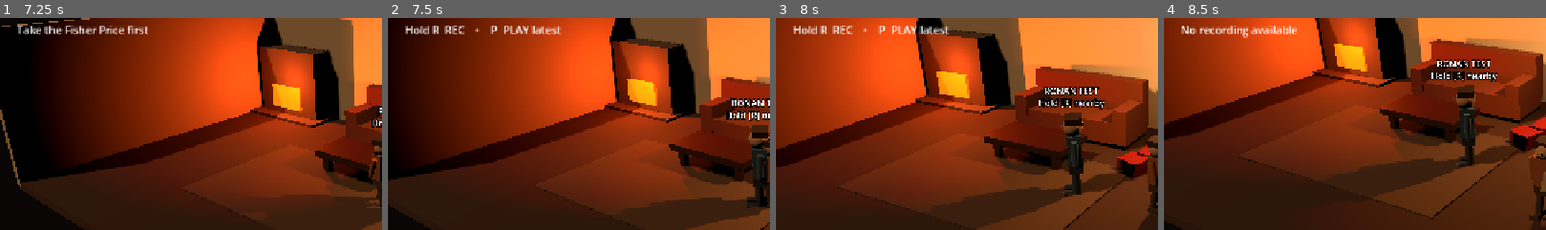
Above: before the commit, frames 1-4 (left to right).
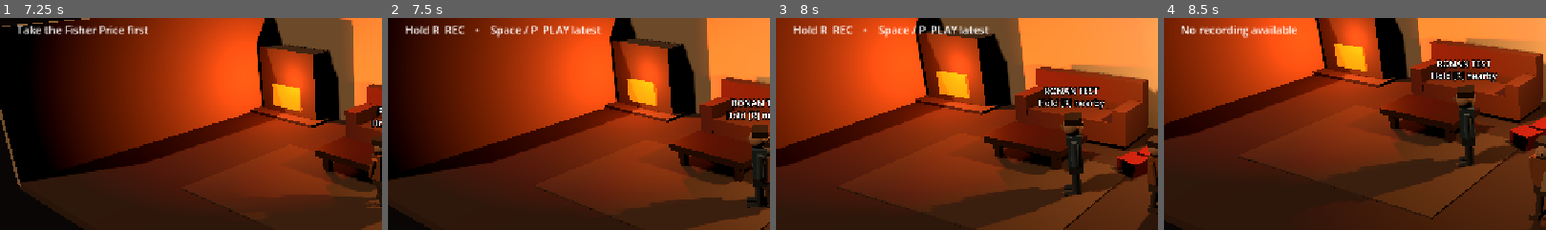
Above: after the commit, the same moments.

Repository: Enoranne/BO
Game: Godot game, scene res://scenes/piste_0/christmas_1982/Christmas1982_VisualSlice.tscn
Two runs of this game, one before a commit and one after it. Both use one fixed random seed, a clock stepped at 60 frames per second and the inputs below. This scene is started directly instead of the project's main scene. Sound files missing from this copy of the repository are replaced by a short silence.
Inputs:
- Up to frame 1 (7.25 s): tap Enter at 0.5 s; hold E (interact) 0.53-1.28 s; hold W (move_forward) 0.53-2.03 s; tap E (interact) at 1.35, 2.3, 3.05, 4.35, 5.3, 6.05 s; hold P (play_recording) 2.03-2.78 s; hold A (move_left) 2.03-3.53 s; tap R (record) at 2.85, 5.85 s; hold S (move_back) 3.53-4.28 s; hold E (interact) 3.53-4.28 s; hold D (move_right) 4.28-5.03 s; hold W (move_forward) 5.03-5.78 s; hold P (play_recording) 5.03-5.78 s; hold D (move_right) from 5.78 s (still down); hold E (interact) from 6.53 s (still down)
- Up to frame 2 (7.5 s): keep holding D (move_right); release E (interact) at 7.28 s; tap E (interact) at 7.35 s
- Up to frame 3 (8 s): keep holding D (move_right)
- Up to frame 4 (8.5 s): release D (move_right) at 8.03 s; hold S (move_back) from 8.03 s (still down); hold P (play_recording) from 8.03 s (still down); tap E (interact) at 8.3 s
The pictures show only the part of the screen within x 0-50%, y 23-73%; the shares and areas given below are measured in that part.

Frame 1 is identical in both runs. In frame 2, 0.8% of the frame differs, in the area x 26-56%, y 3-10%; in frame 3, 0.8%; in frame 4, nothing differs.

Commit message:
Sprint 5.1: update HUD hints for mouse and Space controls

Diff:
--- a/ui/hud.gd
+++ b/ui/hud.gd
@@ -83,12 +83,12 @@
         hint_label.text = _last_status
         return
     if not _interaction_prompt.is_empty():
-        hint_label.text = "E  %s" % _interaction_prompt
+        hint_label.text = "E / Left click  %s" % _interaction_prompt
         return
     if recorder == null:
         hint_label.text = "Find the Fisher Price"
         return
     if player.nearby_source != null:
-        hint_label.text = "Hold R  REC    •    P  PLAY latest"
+        hint_label.text = "Hold R  REC    •    Space / P  PLAY latest"
     else:
-        hint_label.text = "Approach a sound source    •    P  PLAY latest"
+        hint_label.text = "Approach a sound source    •    Space / P  PLAY latest"
